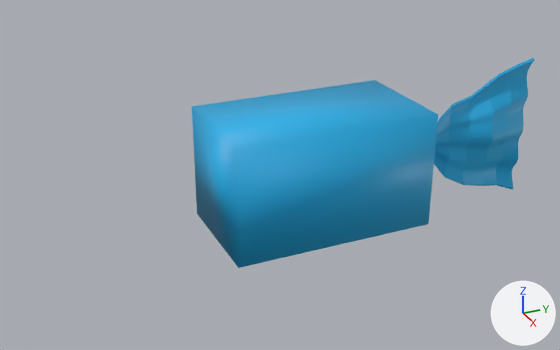
Renders of the glTF model images/bonbon2.glb from each side of a commit.
One viewpoint serves both versions: a 50 mm camera at (4.42, -2.23, 2.19) aimed at (-0.07, -0.21, -0.05). The axes (+X, +Y, +Z) are drawn at lower right. The lights are the same throughout. Where no turn or scale is listed for an object, it has been applied to the vertices. Vertices at the same position are counted once.

Before the edit, the objects in view are built like this:
```python
me_cube = bpy.data.meshes.new('Cube')
me_cube.from_pydata(...)  # a box spanning x -0.412..0.412, y -0.721..0.721, z -0.412..0.412
me_cube.materials.append(mat_matériau)  # cyan #1bb0e7
me_plan_001 = bpy.data.meshes.new('Plan.001')
me_plan_001.from_pydata(...)  # 594 vertices, 1184 faces; spans x -0.11..0.076, y -0.558..0.579, z -0.56..0.558
me_plan_001.materials.append(mat_matériau)  # cyan #1bb0e7
ob_cube = bpy.data.objects.new('Cube', me_cube)
ob_cube.location = (0.0, 0.0, 0.0)
ob_plan = bpy.data.objects.new('Plan', me_plan_001)
ob_plan.location = (0.0, 1.281, 0.0)
```
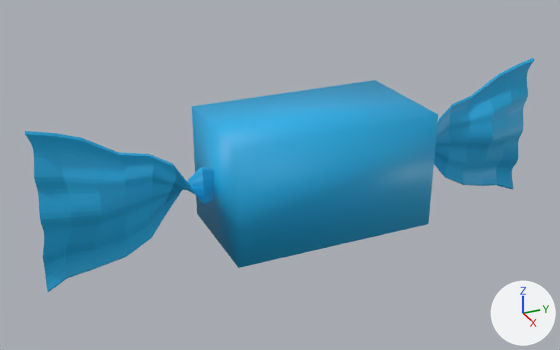
Where the change shows, as pixel boxes [x1, y1, x2, y2] in the pictures (560 x 350 px):
'Plan', reshaped
    before: [434, 58, 534, 190]
    after: [25, 58, 534, 292]
part 1 of me_plan_001, added (blue)
    after: [25, 131, 214, 292]

What the commit changed:
me_plan_001 has 594 vertices, 1184 faces and spans x -0.11..0.076, y -0.558..0.579, z -0.56..0.558.
me_plan_001 is used by ob_plan; location (0.0, 1.281, 0.0).
me_plan_001 part 1: the loose piece of 594 vertices spanning x -0.11..0.076, y -0.558..0.579, z -0.56..0.558 is copied, and the copy is mirrored in y about its middle, then moved by (0.0, -2.582, 0.0); it spans x -0.11..0.076, y -3.141..-2.003, z -0.56..0.558.
